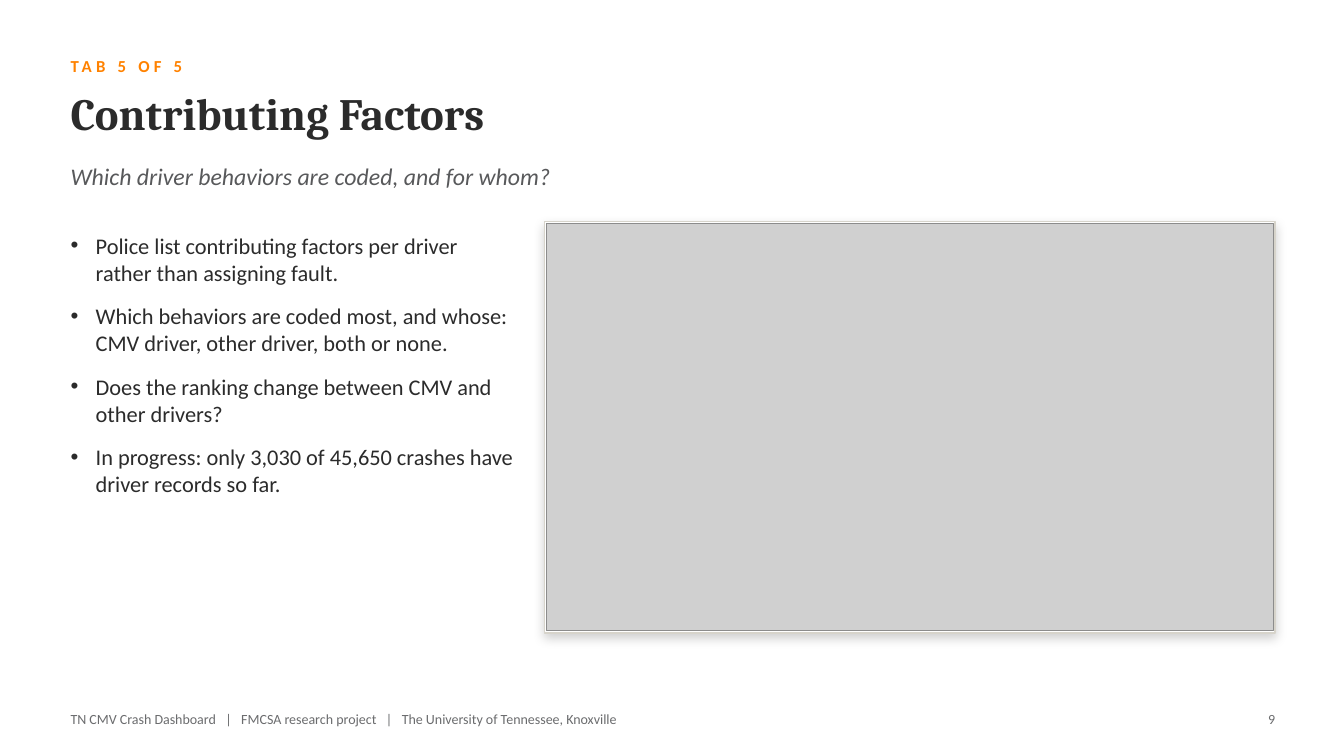
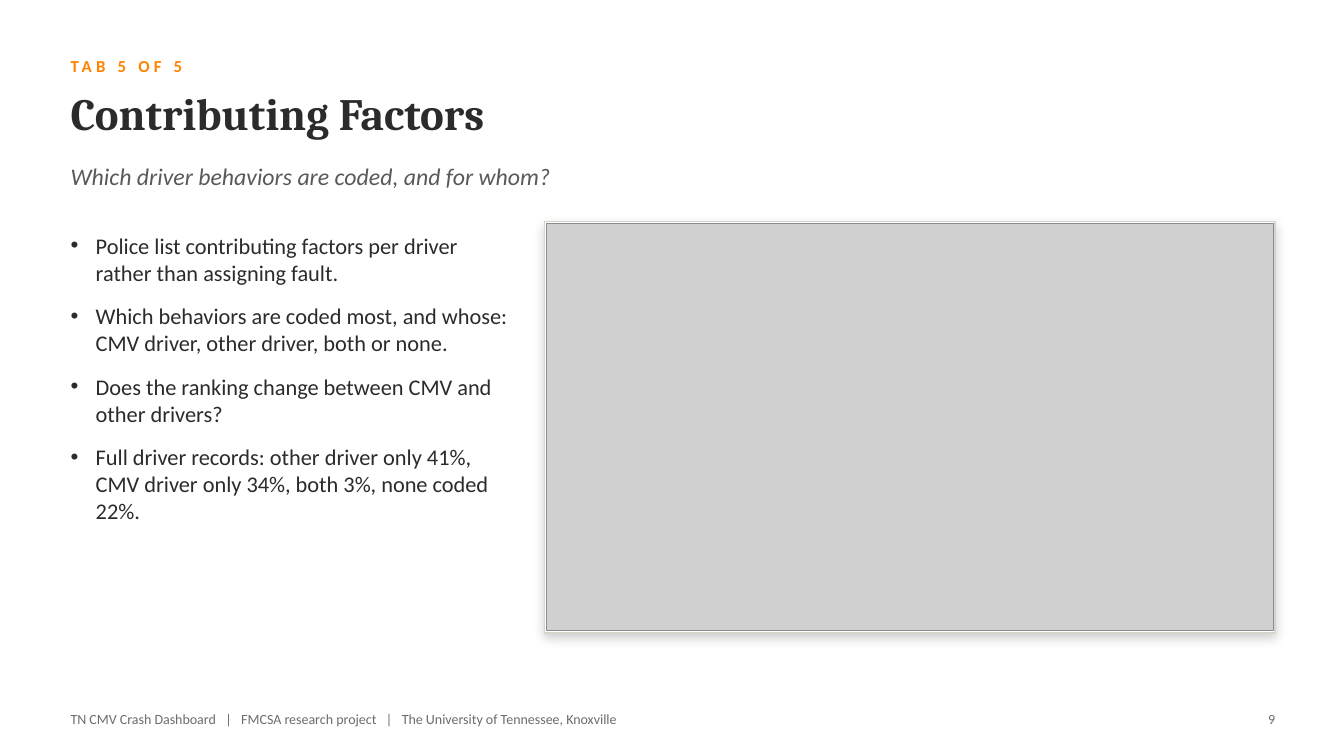
Before and after one commit to aadyash24/FMCSA, a slide deck: slide 9 of docs/presentation/TN_CMV_Dashboard_Overview.pptx. Drawn at 1344x756 pixels with LibreOffice and Linux fonts; fonts in the diff are those of the drawing; grey boxes stand for pictures. Boxes give left, top, right and bottom in pixels: in the first picture for what was removed or moved away, otherwise in the second. Text is boxed around its words. In the diff, an @@ line names an element or a change of style, - is before the commit and + after.

```diff
--- a/docs/presentation/TN_CMV_Dashboard_Overview.pptx
+++ b/docs/presentation/TN_CMV_Dashboard_Overview.pptx
@@ text at (96,449,489,519): text changed @@
-• In progress: only 3,030 of 45,650 crashes have driver records so far.
+• Full driver records: other driver only 41%, CMV driver only 34%, both 3%, none coded 22%.
```
Also in this commit, not shown: 1 other slide changed, 2 other files.
